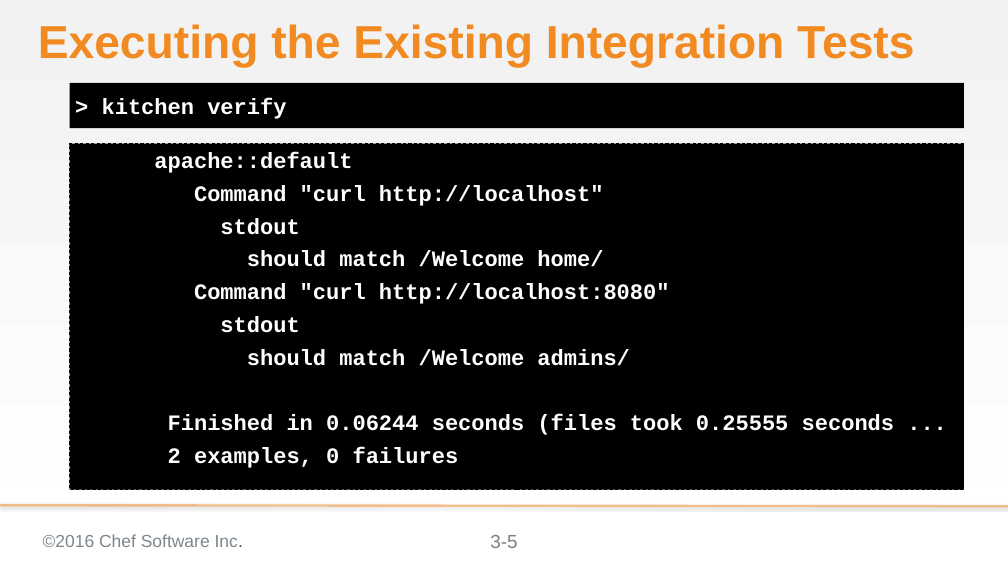
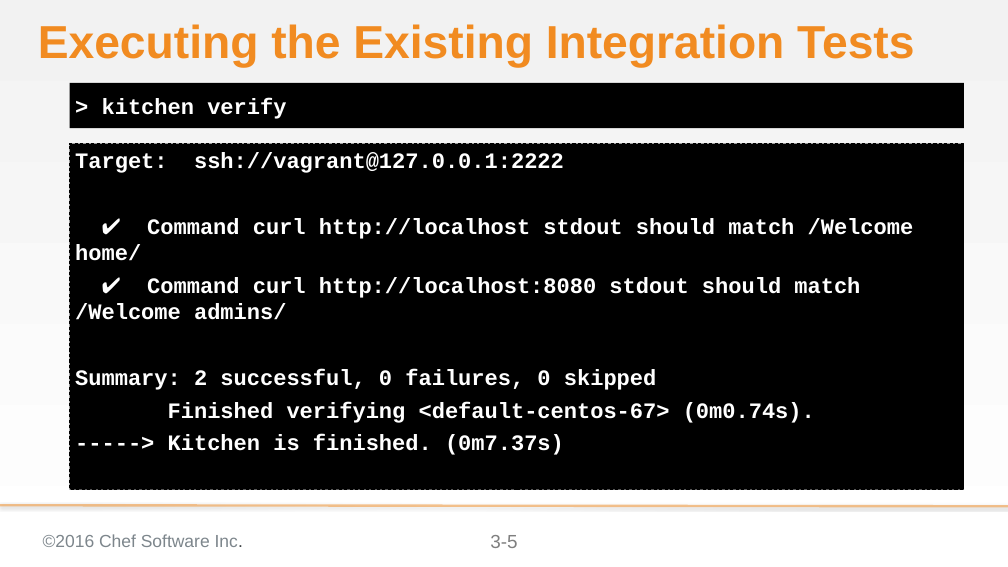
Before and after one commit to chef-training/extending_cookbooks, a slide deck: slide 5 of 03-creating_a_custom_resource.pptx. Drawn at 1008x567 pixels with LibreOffice and Linux fonts; fonts in the diff are those of the drawing; background and template pictures are left out. Boxes give left, top, right and bottom in pixels: in the first picture for what was removed or moved away, otherwise in the second. Text is boxed around its words. In the diff, an @@ line names an element or a change of style, - is before the commit and + after.

Commit message:
Updates to InSpec, the output, cookbook name, and hash syntax
* Changed ServerSpec to InSpec
* Changed ouput to show InSpec feedback from Test Kitchen
* Updated ChefSpec output as well though it was only warnings that were removed
* Renamed the cookbook to 'httpd' so that it works with the TDD content
* Decided to use the newer Ruby hash syntax in all locations

```diff
--- a/03-creating_a_custom_resource.pptx
+++ b/03-creating_a_custom_resource.pptx
@@ text at [75,152,914,455]: text changed @@
-apache::default
-Command "curl http://localhost"
-stdout
-should match /Welcome home/
-Command "curl http://localhost:8080"
-stdout
-should match /Welcome admins/
-Finished in 0.06244 seconds (files took 0.25555 seconds ...
-2 examples, 0 failures
+Target: ssh://vagrant@127.0.0.1:2222
+✔ Command curl http://localhost stdout should match /Welcome home/
+✔ Command curl http://localhost:8080 stdout should match /Welcome admins/
+Summary: 2 successful, 0 failures, 0 skipped
+Finished verifying <default-centos-67> (0m0.74s).
+-----> Kitchen is finished. (0m7.37s)
```
Also in this commit, not shown: 41 other slides changed.
